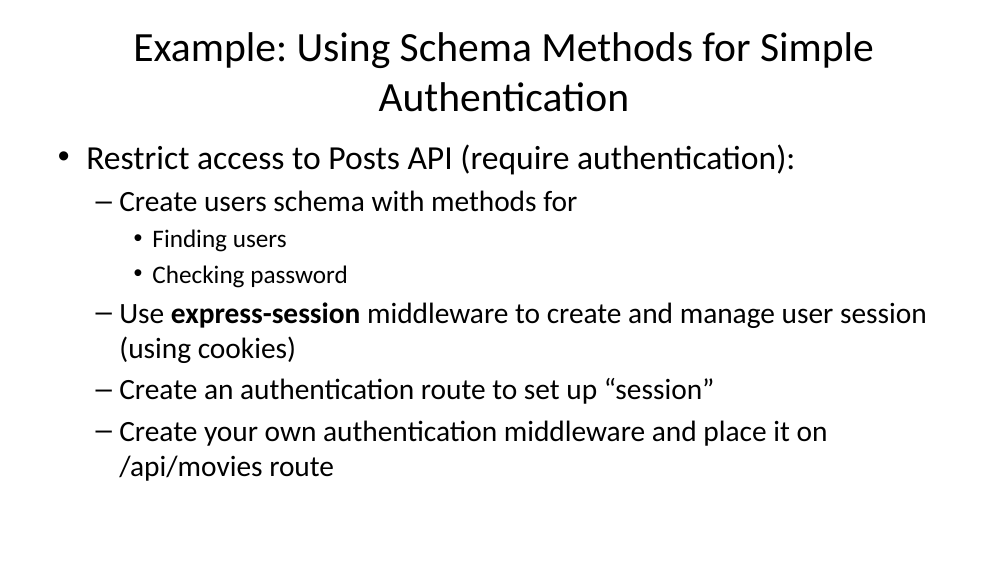
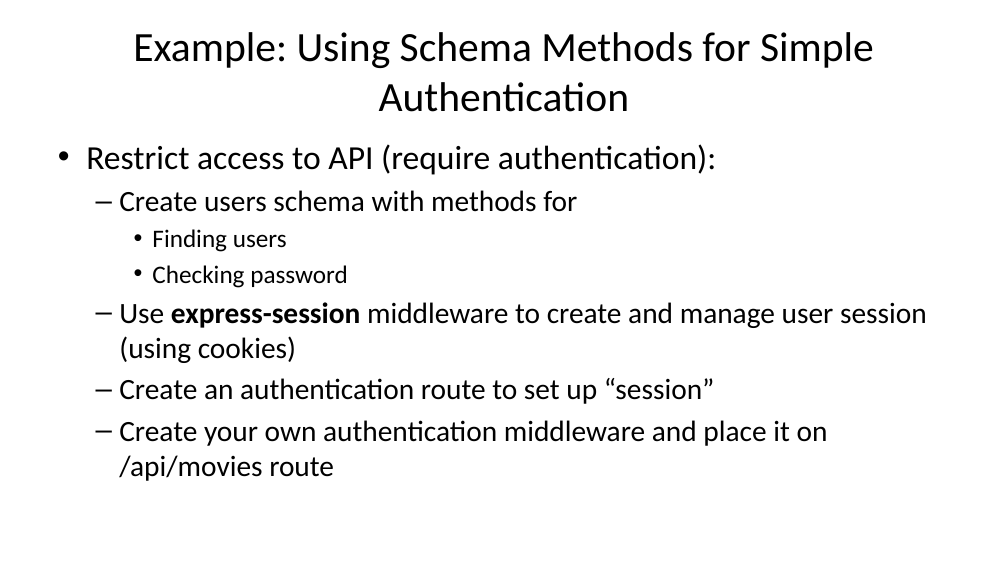
Before and after one commit to diarmuidoconnor/wad2, a slide deck: slide 36 of topic09/talk-0/mongoDB-2020.pptx (slide 35 before the commit). Drawn at 1008x567 pixels with LibreOffice and Linux fonts; fonts in the diff are those of the drawing. Boxes give left, top, right and bottom in pixels: in the first picture for what was removed or moved away, otherwise in the second. Text is boxed around its words. In the diff, an @@ line names an element or a change of style, - is before the commit and + after.

```diff
--- a/topic09/talk-0/mongoDB-2020.pptx
+++ b/topic09/talk-0/mongoDB-2020.pptx
@@ text at (86, 144, 716, 175): text changed @@
-• Restrict access to Posts API (require authentication):
+• Restrict access to API (require authentication):
```
Also in this commit, not shown: 12 other slides changed, 2 slides added, 3 slides removed, 23 other files.
